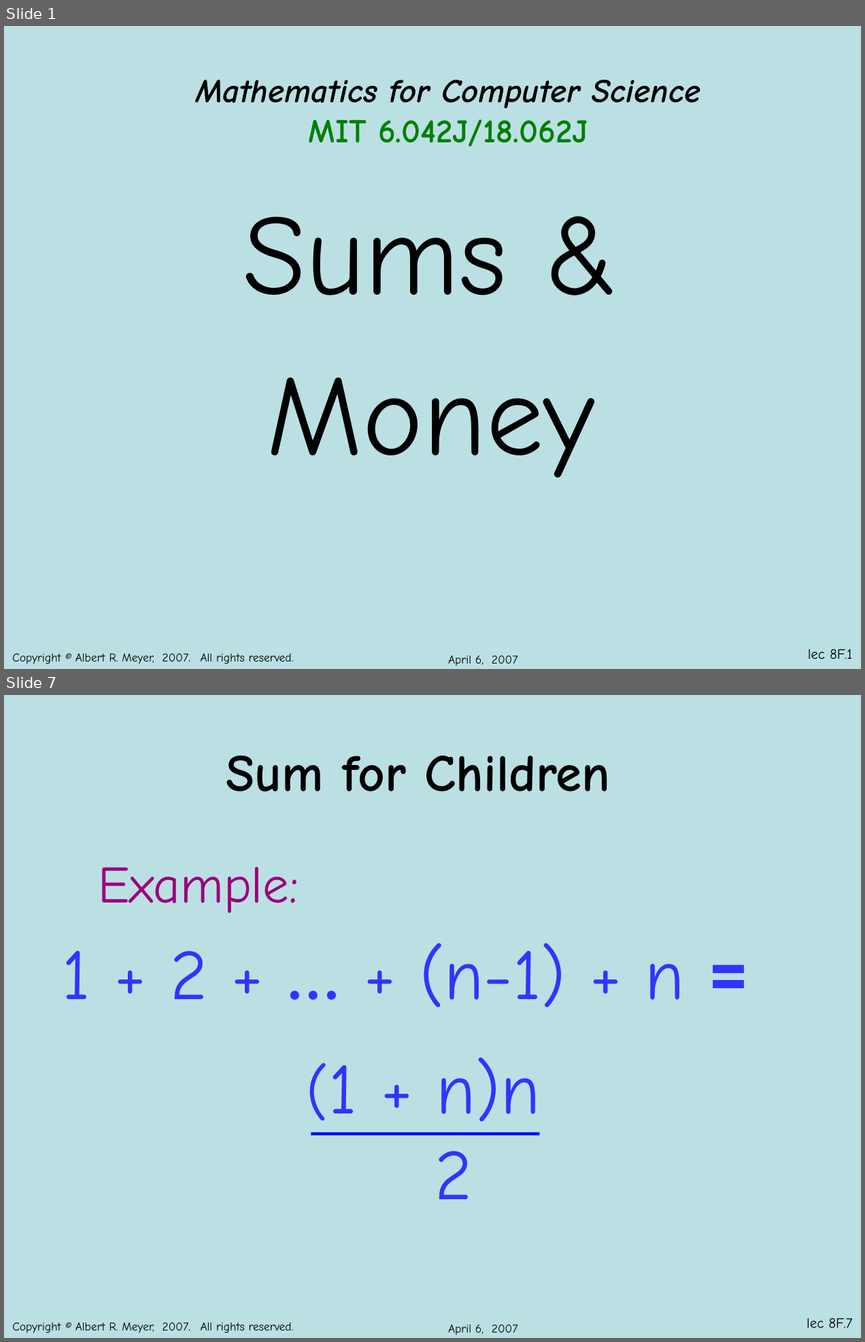
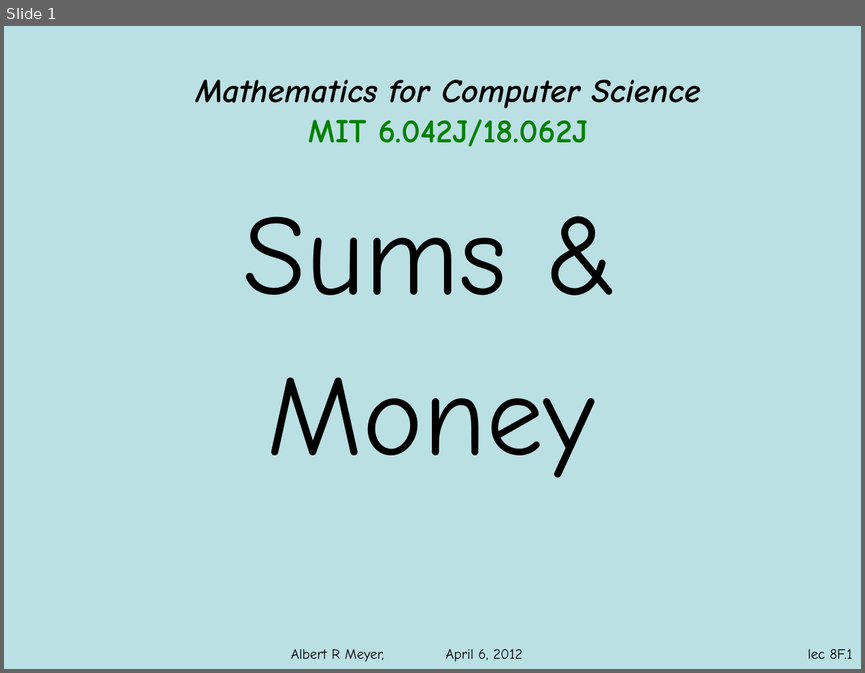
Before and after one commit to armeyer/mcs_web, a slide deck: spring12/slidesS12/arithmetic-geometric-sums.pptx. Shown one above the other, each under a label of ours: slides 1 and 7 before the commit, slide 1 after it; the slides between them are not shown. The pictures are 865x1342 and 865x673 pixels, drawn with LibreOffice and Linux fonts; fonts in the diff are those of the drawing; background and template pictures are left out. Boxes give left, top, right and bottom in pixels: in the first picture for what was removed or moved away, otherwise in the second. Text is boxed around its words. In the diff, an @@ line names an element or a change of style, - is before the commit and + after.

```diff
--- a/spring12/slidesS12/arithmetic-geometric-sums.pptx
+++ b/spring12/slidesS12/arithmetic-geometric-sums.pptx
@@ slide 7 removed at [4,695,861,1338], background #BBE0E3; not listed: 2 template elements that a slide beside it also shows @@
@@ title removed at [226,756,610,792] @@
-Sum for Children
@@ text removed at [98,866,298,913] @@
-Example:
@@ text removed at [62,943,685,1007] @@
-1 + 2 + … + (n-1) + n =
@@ text removed at [329,1057,540,1199] @@
-(1 + n)n
-2
@@ line removed from (311, 1134) to (540, 1134) @@
@@ text removed at [448,1324,518,1335] @@
-April 6, 2007
@@ slide 1 changed as well @@
@@ text removed at [12,653,294,664] @@
-Copyright © Albert R. Meyer, 2007. All rights reserved.
@@ text added at [291,648,522,661], 12 pt, text #000000 @@
+Albert R Meyer, April 6, 2012
@@ text removed at [448,655,518,666] @@
-April 6, 2007
```
Also in this commit, not shown: 18 other slides changed, 5 other slides removed, 2 other files.
